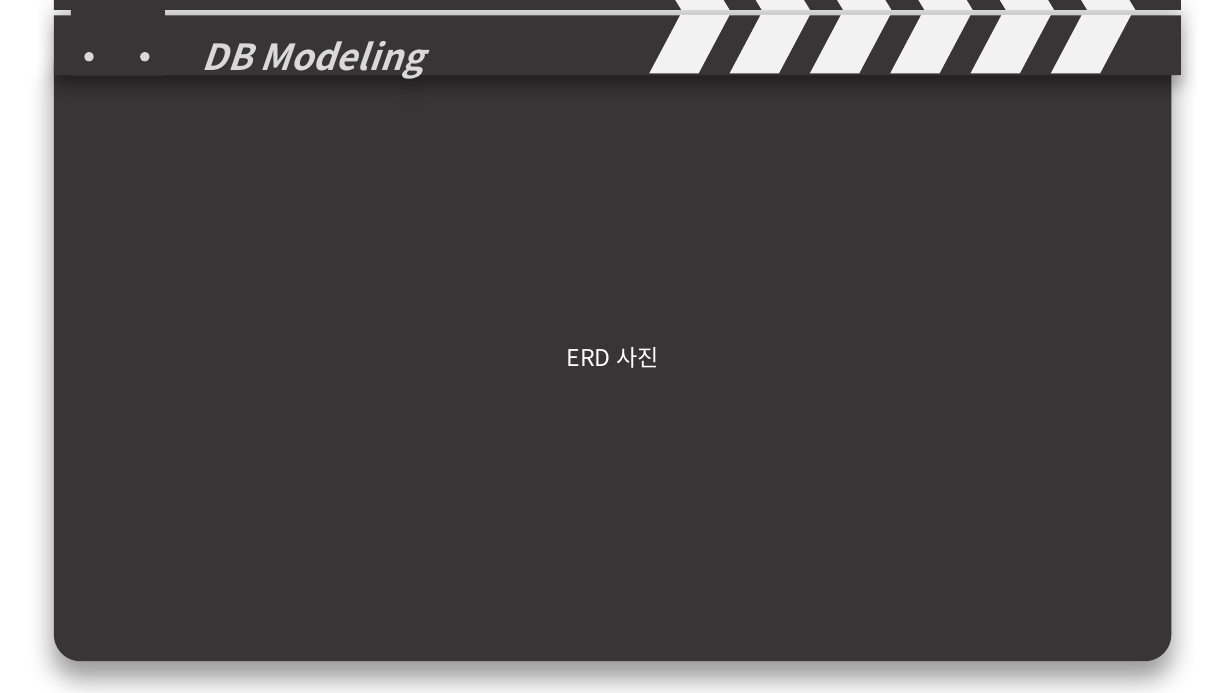
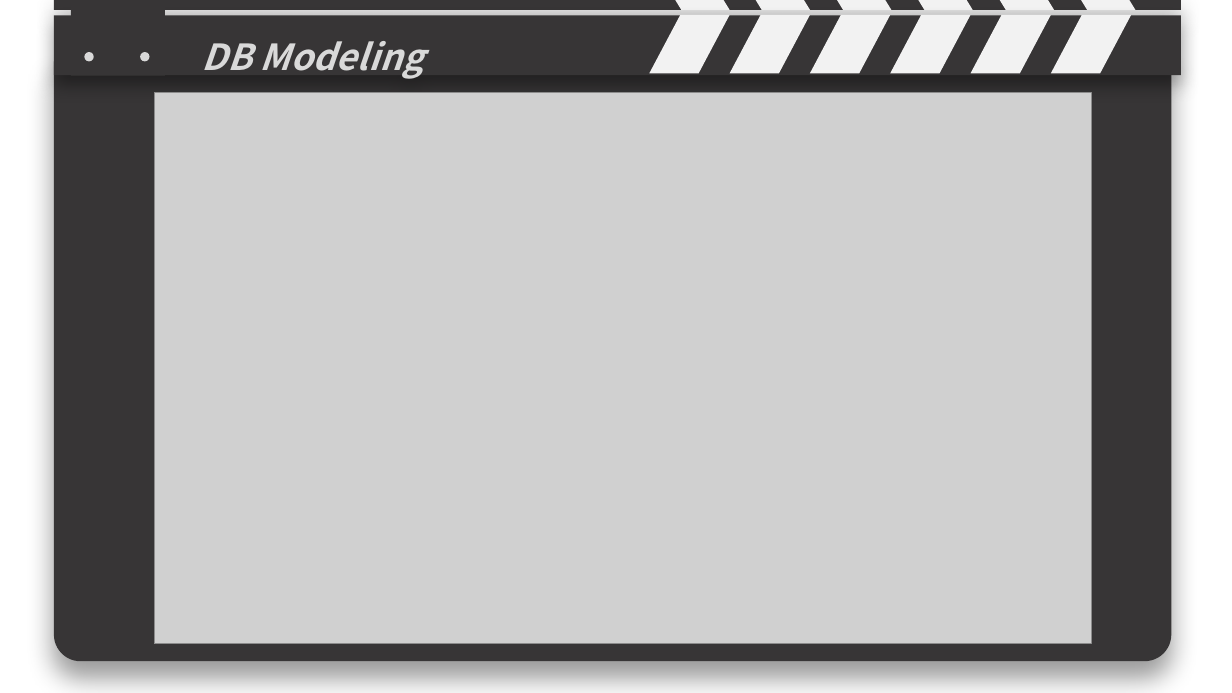
Before and after one commit to isangbin/Cloud, a slide deck: slide 5 of cloud_ppt.pptx. Drawn at 1232x693 pixels with LibreOffice and Linux fonts; fonts in the diff are those of the drawing; grey boxes stand for pictures. Boxes give left, top, right and bottom in pixels: in the first picture for what was removed or moved away, otherwise in the second. Text is boxed around its words. In the diff, an @@ line names an element or a change of style, - is before the commit and + after.

Commit message:
ppt 사진

```diff
--- a/cloud_ppt.pptx
+++ b/cloud_ppt.pptx
@@ picture added at bbox=[154, 92, 1092, 644] @@
@@ text in round same rect at bbox=[567, 347, 659, 368]: text removed @@
-ERD 사진
```
Also in this commit, not shown: 1 other slide changed, 2 other files.
